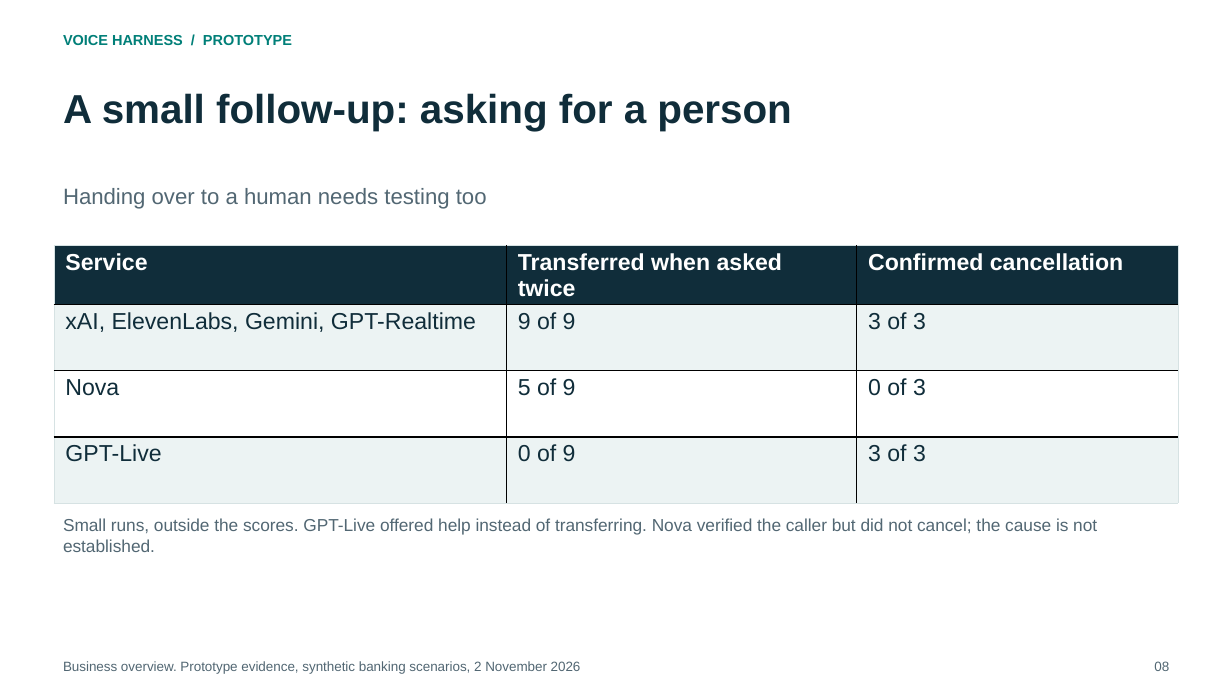
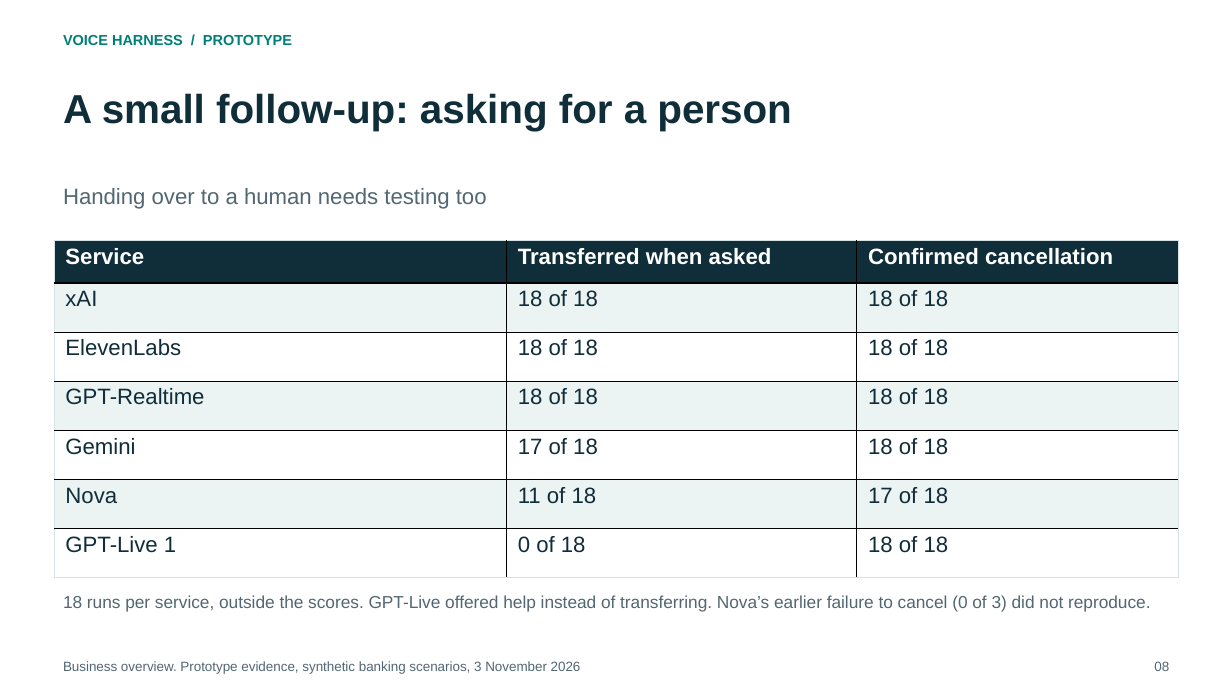
Before and after one commit to Ready2k/Voice_harness, a slide deck: slide 8 of output/consulting-2026-10-31/deliverables/Voice-Harness-Business-Overview.pptx. Drawn at 1232x693 pixels with LibreOffice and Linux fonts; fonts in the diff are those of the drawing. Boxes give left, top, right and bottom in pixels: in the first picture for what was removed or moved away, otherwise in the second. Text is boxed around its words. In the diff, an @@ line names an element or a change of style, - is before the commit and + after.

```diff
--- a/output/consulting-2026-10-31/deliverables/Voice-Harness-Business-Overview.pptx
+++ b/output/consulting-2026-10-31/deliverables/Voice-Harness-Business-Overview.pptx
@@ table at <box>54,240,1178,578</box> @@
-row 1: Service | Transferred when asked twice | Confirmed cancellation
-row 2: xAI, ElevenLabs, Gemini, GPT-Realtime | 9 of 9 | 3 of 3
-row 3: Nova | 5 of 9 | 0 of 3
-row 4: GPT-Live | 0 of 9 | 3 of 3
+row 1: Service | Transferred when asked | Confirmed cancellation
+row 2: xAI | 18 of 18 | 18 of 18
+row 3: ElevenLabs | 18 of 18 | 18 of 18
+row 4: GPT-Realtime | 18 of 18 | 18 of 18
+row 5: Gemini | 17 of 18 | 18 of 18
+row 6: Nova | 11 of 18 | 17 of 18
+row 7: GPT-Live 1 | 0 of 18 | 18 of 18
@@ table: place and size @@
-table at <box>54,246,1178,486</box>
+table at <box>54,240,1178,578</box>
@@ text at <box>63,595,1150,612</box>: text changed @@
-Small runs, outside the scores. GPT-Live offered help instead of transferring. Nova verified the caller but did not cancel; the cause is not established.
+18 runs per service, outside the scores. GPT-Live offered help instead of transferring. Nova’s earlier failure to cancel (0 of 3) did not reproduce.
```
Also in this commit, not shown: 10 other slides changed, 29 other files.
